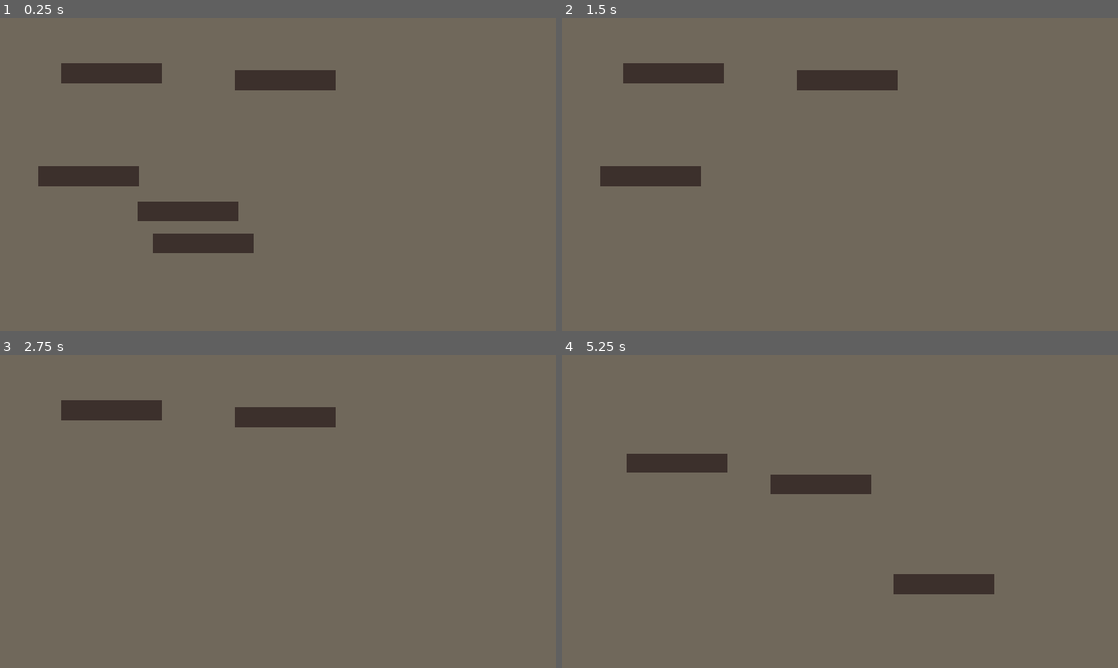
Above: before the commit, frames 1-4 (two rows, left to right).
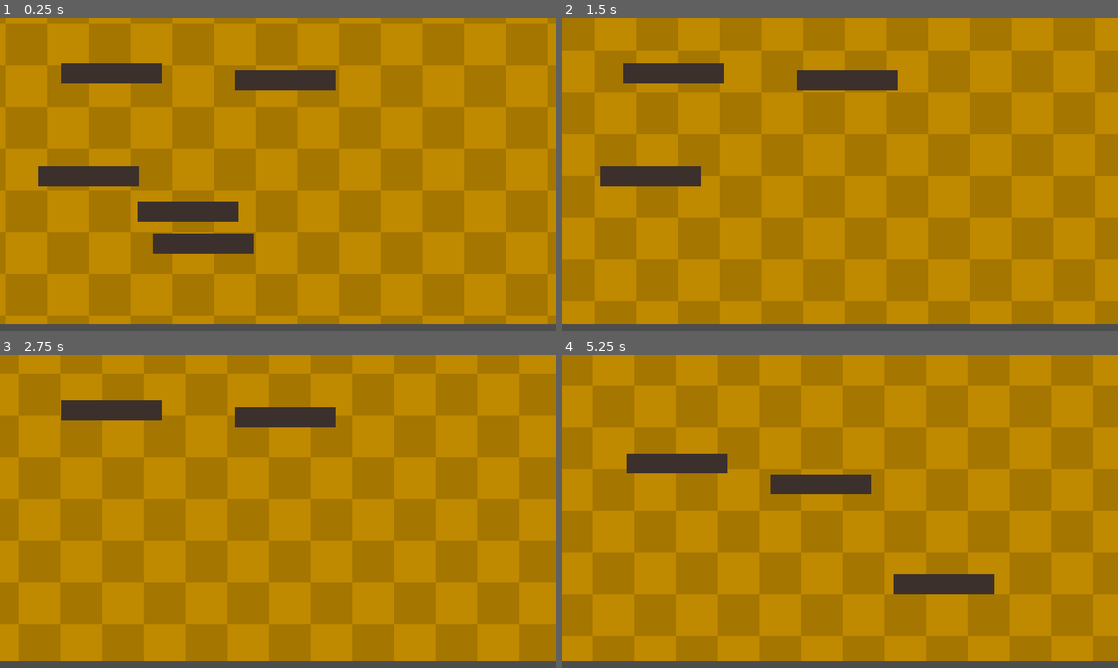
Above: after the commit, the same moments.

Repository: EthanPlant/LD56
Game: Godot game, scene res://scenes/main.tscn
The game is run twice, just before and just after one commit, with the same random seed, the same clock (stepped at 60 frames per second) and the same inputs.
Inputs (mouse positions are in pixels of both pictures, inside the frame that each line leads up to):
- Up to frame 1 (0.25 s): no input
- Up to frame 2 (1.5 s): move the mouse to (751, 212) at 0.52 s; hold Right (ui_right) 0.53-1.28 s; click (751, 212) at 0.6 s; move the mouse to (767, 243) at 1.27 s; hold Left (ui_left) from 1.28 s (still down); tap S (move_wand) at 1.35 s; click (767, 243) at 1.42 s
- Up to frame 3 (2.75 s): move the mouse to (88, 511) at 2.02 s; release Left (ui_left) at 2.03 s; hold Right (ui_right) from 2.03 s (still down); click (88, 511) at 2.1 s
- Up to frame 4 (5.25 s): move the mouse to (845, 417) at 2.77 s; tap S (move_wand) at 2.85, 4.35 s; click (845, 417) at 2.92 s; move the mouse to (673, 411) at 3.52 s; release Right (ui_right) at 3.53 s; hold Left (ui_left) from 3.53 s (still down); click (673, 411) at 3.6 s; move the mouse to (823, 473) at 4.27 s; click (823, 473) at 4.42 s; move the mouse to (890, 530) at 5.02 s; click (890, 530) at 5.1 s

The runs differ from the first frame. In frame 1, 94% of the frame differs, in the area x 0-100%, y 0-100%; in frame 2, 96%; in frame 3, 98%; in frame 4, 97%.

Commit message:
Add background for minigames

Diff:
--- /dev/null
+++ b/assets/shaders/background.gdshader
@@ -0,0 +1,22 @@
+shader_type canvas_item;
+render_mode unshaded;
+
+uniform sampler2D gradient: hint_default_black;
+uniform float mix_amount = 1.0;
+
+uniform vec2 motion = vec2(0.0);
+uniform float scale = 1.0;
+uniform vec2 offset = vec2(0.0);
+
+void vertex() {
+	UV = (VERTEX + offset + TIME * motion) * TEXTURE_PIXEL_SIZE * (1.0 / scale);
+}
+
+void fragment() {
+	vec4 input_color = texture(TEXTURE, UV);
+	float greyscale_value = dot(input_color.rgb, vec3(0.299, 0.587, 0.114));
+	vec3 sampled_color = texture(gradient, vec2(greyscale_value, 0.0)).rgb;
+
+	COLOR.rgb = mix(input_color.rgb, sampled_color, mix_amount);
+	COLOR.a = input_color.a;
+}
--- a/project.godot
+++ b/project.godot
@@ -55,3 +55,9 @@
 "events": [Object(InputEventKey,"resource_local_to_scene":false,"resource_name":"","device":-1,"window_id":0,"alt_press …(192 unchanged characters)…
 ]
 }
+
+[rendering]
+
+textures/canvas_textures/default_texture_filter=0
+2d/snap/snap_2d_transforms_to_pixel=true
+2d/snap/snap_2d_vertices_to_pixel=true
--- a/scenes/minigames/clean_litter/clean_litter.tscn
+++ b/scenes/minigames/clean_litter/clean_litter.tscn
@@ -1,13 +1,30 @@
-[gd_scene load_steps=2 format=3 uid="uid://cv02m21vq6d6e"]
+[gd_scene load_steps=7 format=3 uid="uid://cv02m21vq6d6e"]
 
 [ext_resource type="Script" path="res://scripts/minigames/clean_litter/clean_litter.gd" id="1_hsget"]
+[ext_resource type="Shader" path="res://assets/shaders/background.gdshader" id="2_20skd"]
+[ext_resource type="Texture2D" uid="uid://bmos3rgsfwyxp" path="res://assets/textures/background.png" id="3_1xdkl"]
+
+[sub_resource type="Gradient" id="Gradient_oi470"]
+offsets = PackedFloat32Array(0, 0.92623, 1)
+colors = PackedColorArray(0.65, 0.465833, 0, 1, 0.727869, 0.521639, 0, 1, 0.75, 0.5375, 0, 1)
+
+[sub_resource type="GradientTexture1D" id="GradientTexture1D_vur7v"]
+gradient = SubResource("Gradient_oi470")
+
+[sub_resource type="ShaderMaterial" id="ShaderMaterial_mphwf"]
+shader = ExtResource("2_20skd")
+shader_parameter/mix_amount = 1.0
+shader_parameter/motion = Vector2(-25, -25)
+shader_parameter/scale = 3.0
+shader_parameter/offset = Vector2(0, 0)
+shader_parameter/gradient = SubResource("GradientTexture1D_vur7v")
 
 [node name="CleanLitter" type="Node2D"]
 script = ExtResource("1_hsget")
 
-[node name="ColorRect" type="ColorRect" parent="."]
-custom_minimum_size = Vector2(640, 360)
-offset_right = 640.0
-offset_bottom = 360.0
-mouse_filter = 1
-color = Color(0.439147, 0.408181, 0.359217, 1)
+[node name="TextureRect" type="TextureRect" parent="."]
+texture_repeat = 2
+material = SubResource("ShaderMaterial_mphwf")
+offset_right = 40.0
+offset_bottom = 40.0
+texture = ExtResource("3_1xdkl")
--- a/scenes/minigames/feed_cats/feed_cats.tscn
+++ b/scenes/minigames/feed_cats/feed_cats.tscn
@@ -1,15 +1,33 @@
-[gd_scene load_steps=3 format=3 uid="uid://c1jwf7vhkv5eb"]
+[gd_scene load_steps=8 format=3 uid="uid://c1jwf7vhkv5eb"]
 
 [ext_resource type="Script" path="res://scripts/minigames/feed_cats/feed_cats.gd" id="1_4dx78"]
 [ext_resource type="PackedScene" uid="uid://cm6iy42iuwkym" path="res://scenes/minigames/feed_cats/food_bowl.tscn" id="1_cyvak"]
+[ext_resource type="Shader" path="res://assets/shaders/background.gdshader" id="2_70tfy"]
+[ext_resource type="Texture2D" uid="uid://bmos3rgsfwyxp" path="res://assets/textures/background.png" id="3_pwm00"]
+
+[sub_resource type="Gradient" id="Gradient_nxf32"]
+colors = PackedColorArray(0, 0.45, 0.1725, 1, 0, 0.55, 0.210833, 1)
+
+[sub_resource type="GradientTexture1D" id="GradientTexture1D_6sjsu"]
+gradient = SubResource("Gradient_nxf32")
+
+[sub_resource type="ShaderMaterial" id="ShaderMaterial_swhh4"]
+shader = ExtResource("2_70tfy")
+shader_parameter/mix_amount = 1.0
+shader_parameter/motion = Vector2(-25, -25)
+shader_parameter/scale = 3.0
+shader_parameter/offset = Vector2(0, 0)
+shader_parameter/gradient = SubResource("GradientTexture1D_6sjsu")
 
 [node name="FeedCats" type="Node2D"]
 script = ExtResource("1_4dx78")
 
-[node name="ColorRect" type="ColorRect" parent="."]
-custom_minimum_size = Vector2(640, 360)
-offset_right = 40.0
-offset_bottom = 40.0
+[node name="Background" type="TextureRect" parent="."]
+texture_repeat = 2
+material = SubResource("ShaderMaterial_swhh4")
+offset_right = 640.0
+offset_bottom = 360.0
+texture = ExtResource("3_pwm00")
 
-[node name="FoodBowl" parent="ColorRect" instance=ExtResource("1_cyvak")]
+[node name="FoodBowl" parent="." instance=ExtResource("1_cyvak")]
 position = Vector2(256, 308)
--- a/scenes/minigames/pet_cat/pet_cat.tscn
+++ b/scenes/minigames/pet_cat/pet_cat.tscn
@@ -1,15 +1,33 @@
-[gd_scene load_steps=2 format=3 uid="uid://xoo34qrfc2oi"]
+[gd_scene load_steps=7 format=3 uid="uid://xoo34qrfc2oi"]
 
 [ext_resource type="Script" path="res://scripts/minigames/pet_cat/pet_cat.gd" id="1_owcr8"]
+[ext_resource type="Shader" path="res://assets/shaders/background.gdshader" id="2_ohcps"]
+[ext_resource type="Texture2D" uid="uid://bmos3rgsfwyxp" path="res://assets/textures/background.png" id="3_4f30w"]
+
+[sub_resource type="Gradient" id="Gradient_vtjb2"]
+colors = PackedColorArray(0, 0.501961, 0.501961, 1, 0, 0.6, 0.6, 1)
+
+[sub_resource type="GradientTexture1D" id="GradientTexture1D_63ek0"]
+gradient = SubResource("Gradient_vtjb2")
+
+[sub_resource type="ShaderMaterial" id="ShaderMaterial_huhem"]
+shader = ExtResource("2_ohcps")
+shader_parameter/mix_amount = 1.0
+shader_parameter/motion = Vector2(-25, -25)
+shader_parameter/scale = 3.0
+shader_parameter/offset = Vector2(0, 0)
+shader_parameter/gradient = SubResource("GradientTexture1D_63ek0")
 
 [node name="PetCat" type="Node2D"]
 script = ExtResource("1_owcr8")
 threshold = 10.0
 
-[node name="ColorRect" type="ColorRect" parent="."]
-custom_minimum_size = Vector2(640, 360)
+[node name="TextureRect" type="TextureRect" parent="."]
+texture_repeat = 2
+material = SubResource("ShaderMaterial_huhem")
 offset_right = 40.0
 offset_bottom = 40.0
+texture = ExtResource("3_4f30w")
 
 [node name="ColorRect2" type="ColorRect" parent="."]
 offset_left = 159.0
--- a/scenes/minigames/play_with/play_with.tscn
+++ b/scenes/minigames/play_with/play_with.tscn
@@ -1,16 +1,34 @@
-[gd_scene load_steps=2 format=3 uid="uid://8ikwhb3o314h"]
+[gd_scene load_steps=7 format=3 uid="uid://8ikwhb3o314h"]
 
 [ext_resource type="Script" path="res://scripts/minigames/play_with/play_with.gd" id="1_4m4m6"]
+[ext_resource type="Shader" path="res://assets/shaders/background.gdshader" id="2_20mcw"]
+[ext_resource type="Texture2D" uid="uid://bmos3rgsfwyxp" path="res://assets/textures/background.png" id="3_hp3l2"]
+
+[sub_resource type="Gradient" id="Gradient_skkk4"]
+colors = PackedColorArray(0, 0.0433333, 0.65, 1, 0, 0.05, 0.75, 1)
+
+[sub_resource type="GradientTexture1D" id="GradientTexture1D_xl6my"]
+gradient = SubResource("Gradient_skkk4")
+
+[sub_resource type="ShaderMaterial" id="ShaderMaterial_p8xa3"]
+shader = ExtResource("2_20mcw")
+shader_parameter/mix_amount = 1.0
+shader_parameter/motion = Vector2(-25, -25)
+shader_parameter/scale = 3.0
+shader_parameter/offset = Vector2(0, 0)
+shader_parameter/gradient = SubResource("GradientTexture1D_xl6my")
 
 [node name="PlayWith" type="Node2D"]
 scale = Vector2(0.987805, 1)
 script = ExtResource("1_4m4m6")
 threshold = 10.0
 
-[node name="ColorRect" type="ColorRect" parent="."]
-custom_minimum_size = Vector2(640, 360)
+[node name="TextureRect" type="TextureRect" parent="."]
+texture_repeat = 2
+material = SubResource("ShaderMaterial_p8xa3")
 offset_right = 40.0
 offset_bottom = 40.0
+texture = ExtResource("3_hp3l2")
 
 [node name="ColorRect2" type="ColorRect" parent="."]
 offset_left = 316.0
Binary file added: assets/textures/background.png
Not shown, added: assets/textures/background.png.import
